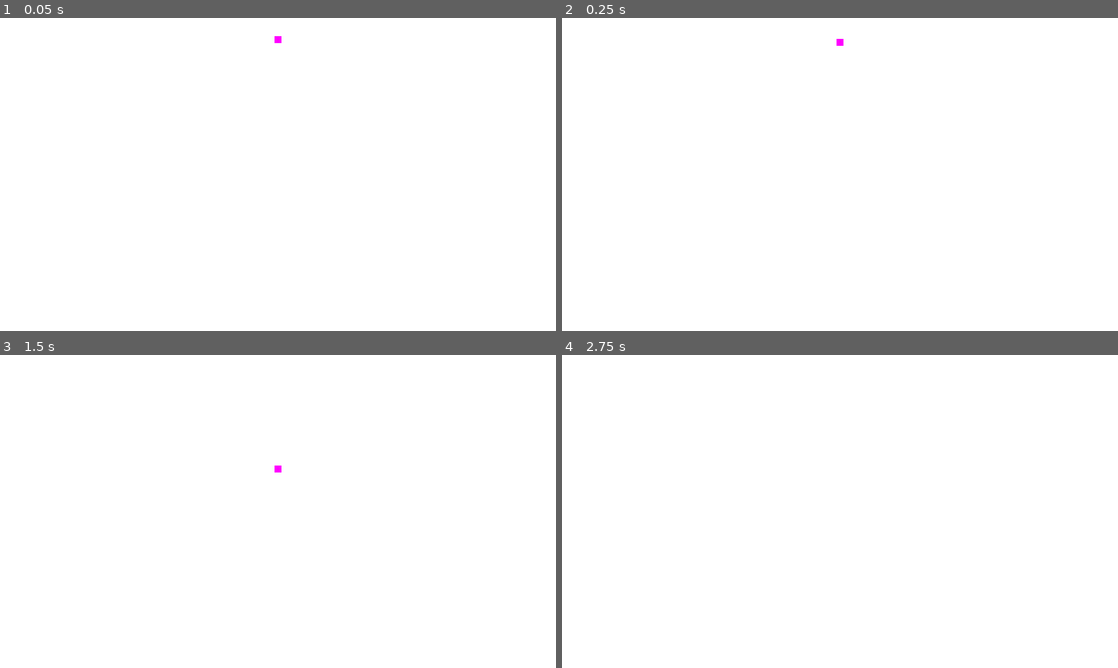
Above: before the commit, frames 1-4 (two rows, left to right).
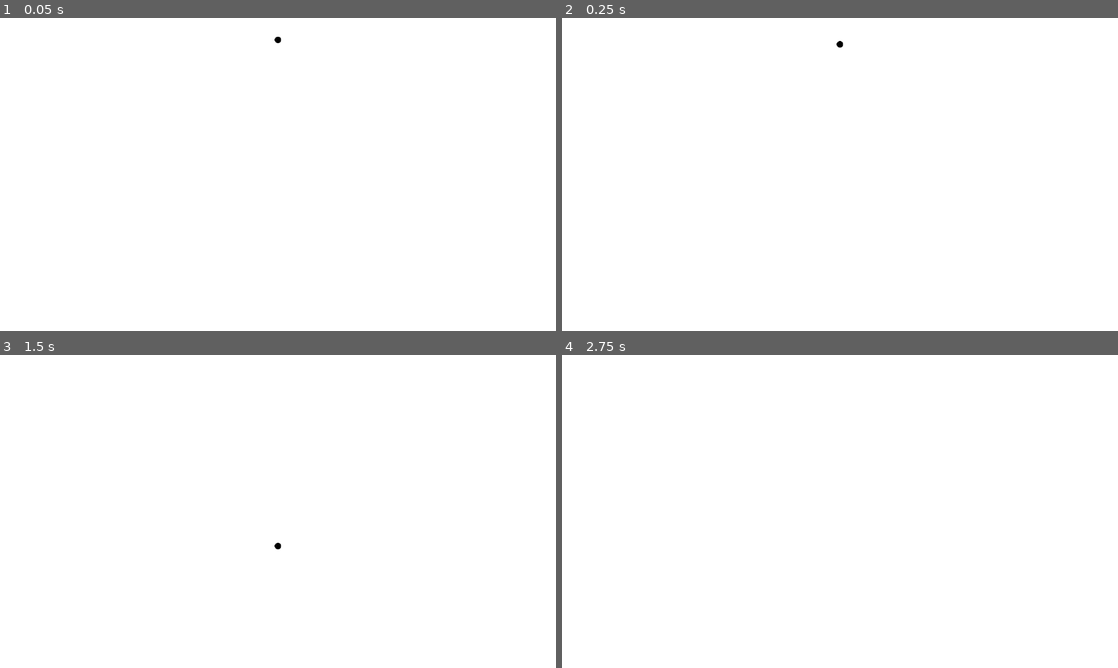
Above: after the commit, the same moments.

Repository: adsuttman/GBGJ1
Game: Godot game, scene res://game.tscn
Same seed, same stepped clock (60 frames per second), same inputs: the game is played once before the commit and once after it.
Inputs (mouse positions are in pixels of both pictures, inside the frame that each line leads up to):
- Up to frame 1 (0.05 s): no input
- Up to frame 2 (0.25 s): no input
- Up to frame 3 (1.5 s): tap Enter at 0.5 s; move the mouse to (400, 495) at 0.52 s; click (400, 495) at 0.67 s; tap Space at 1.25 s; move the mouse to (166, 527) at 1.27 s; click (166, 527) at 1.42 s
- Up to frame 4 (2.75 s): tap Enter at 2 s; move the mouse to (895, 442) at 2.02 s; click (895, 442) at 2.17 s

The runs differ from the first frame. In frame 1, less than 0.1% of the frame differs, in the area x 49-51%, y 5-9%; in frame 2, less than 0.1%; in frame 3, less than 0.1%, in the area x 49-51%, y 35-63%; in frame 4, nothing differs.

Commit message:
added ball sprite and adjusted physics

Diff:
--- a/ball.tscn
+++ b/ball.tscn
@@ -1,17 +1,21 @@
-[gd_scene load_steps=3 format=3 uid="uid://c5u2xncxw8sr5"]
+[gd_scene load_steps=4 format=3 uid="uid://c5u2xncxw8sr5"]
 
-[sub_resource type="PlaceholderTexture2D" id="PlaceholderTexture2D_ew2ou"]
+[ext_resource type="Texture2D" uid="uid://b1ma8fnqs1huc" path="res://ball.png" id="1_vtvyh"]
 
-[sub_resource type="RectangleShape2D" id="RectangleShape2D_poqa8"]
-size = Vector2(16, 16)
+[sub_resource type="PhysicsMaterial" id="PhysicsMaterial_pqibt"]
+friction = 0.0
+
+[sub_resource type="CircleShape2D" id="CircleShape2D_a86c7"]
+radius = 8.0
 
 [node name="Ball" type="RigidBody2D"]
+physics_material_override = SubResource("PhysicsMaterial_pqibt")
+gravity_scale = 0.75
 lock_rotation = true
 
 [node name="Sprite2D" type="Sprite2D" parent="."]
 position = Vector2(2.38419e-07, -1.19209e-06)
-scale = Vector2(16, 16)
-texture = SubResource("PlaceholderTexture2D_ew2ou")
+texture = ExtResource("1_vtvyh")
 
 [node name="CollisionShape2D" type="CollisionShape2D" parent="."]
-shape = SubResource("RectangleShape2D_poqa8")
+shape = SubResource("CircleShape2D_a86c7")
--- a/game.tscn
+++ b/game.tscn
@@ -35,17 +35,17 @@
 [node name="Ball" parent="." instance=ExtResource("2_oupdh")]
 position = Vector2(640, 50)
 
-[node name="StaticBody2D" type="StaticBody2D" parent="."]
+[node name="Boundaries" type="StaticBody2D" parent="."]
 physics_material_override = SubResource("PhysicsMaterial_ct78i")
 
-[node name="Ceiling" type="CollisionShape2D" parent="StaticBody2D"]
+[node name="Ceiling" type="CollisionShape2D" parent="Boundaries"]
 position = Vector2(640, -25)
 shape = SubResource("RectangleShape2D_o05jv")
 
-[node name="LeftWall" type="CollisionShape2D" parent="StaticBody2D"]
+[node name="LeftWall" type="CollisionShape2D" parent="Boundaries"]
 position = Vector2(-25, 335)
 shape = SubResource("RectangleShape2D_axyja")
 
-[node name="RightWall" type="CollisionShape2D" parent="StaticBody2D"]
+[node name="RightWall" type="CollisionShape2D" parent="Boundaries"]
 position = Vector2(1305, 335)
 shape = SubResource("RectangleShape2D_axyja")
--- a/pointer.tscn
+++ b/pointer.tscn
@@ -3,10 +3,11 @@
 [ext_resource type="Script" path="res://pointer.gd" id="1_tqyq6"]
 
 [sub_resource type="CircleShape2D" id="CircleShape2D_qvyfn"]
-radius = 64.0
+radius = 75.0
 
 [node name="Pointer" type="Node2D"]
 script = ExtResource("1_tqyq6")
+shove_strength = 750.0
 
 [node name="ShoveArea" type="Area2D" parent="."]
 gravity_point_center = Vector2(0, 0)
--- a/project.godot
+++ b/project.godot
@@ -22,7 +22,7 @@
 
 [physics]
 
-2d/default_gravity=200.0
+2d/default_gravity=490.0
 
 [rendering]
 
Binary file added: ball.png
Not shown, added: ball.png.import
